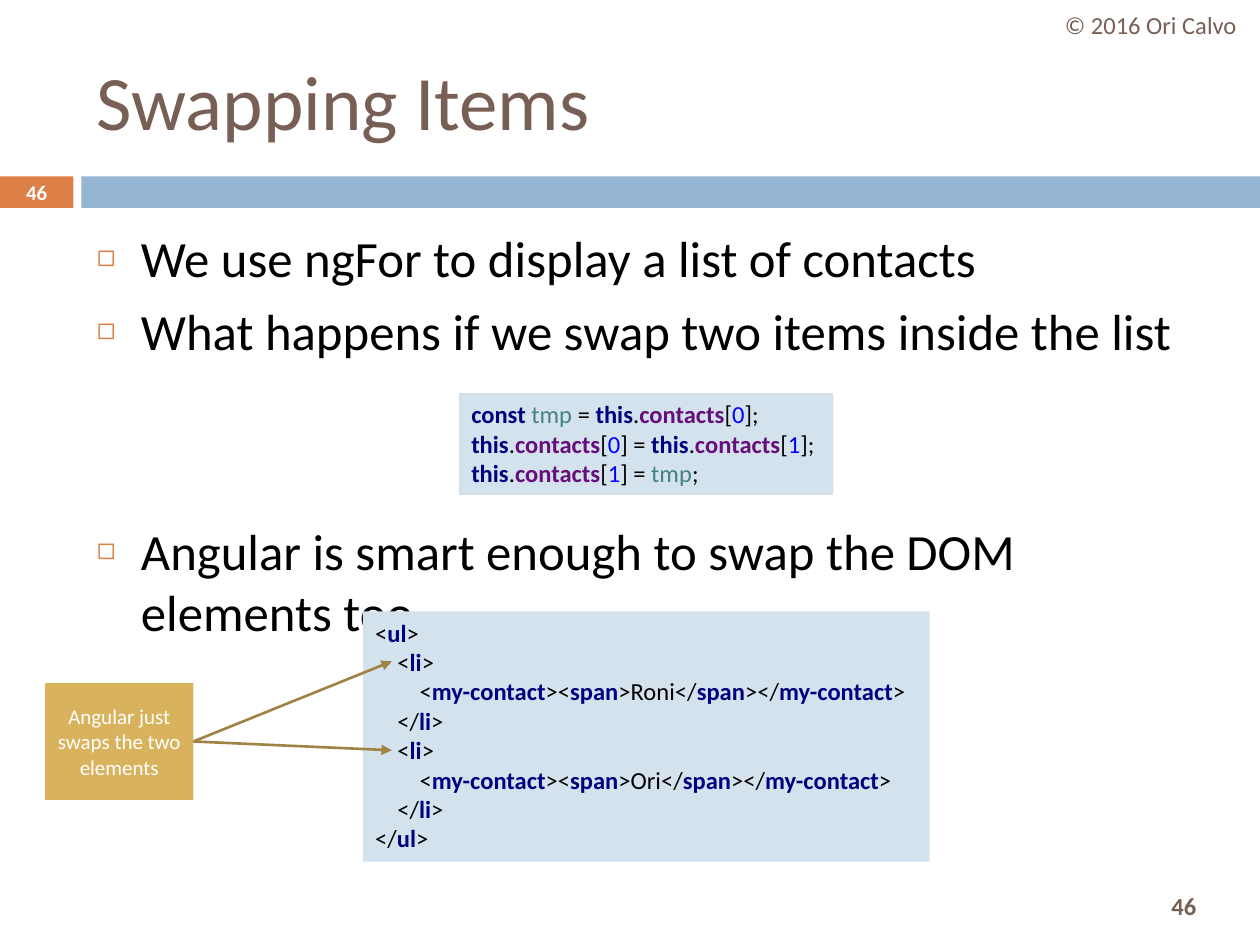
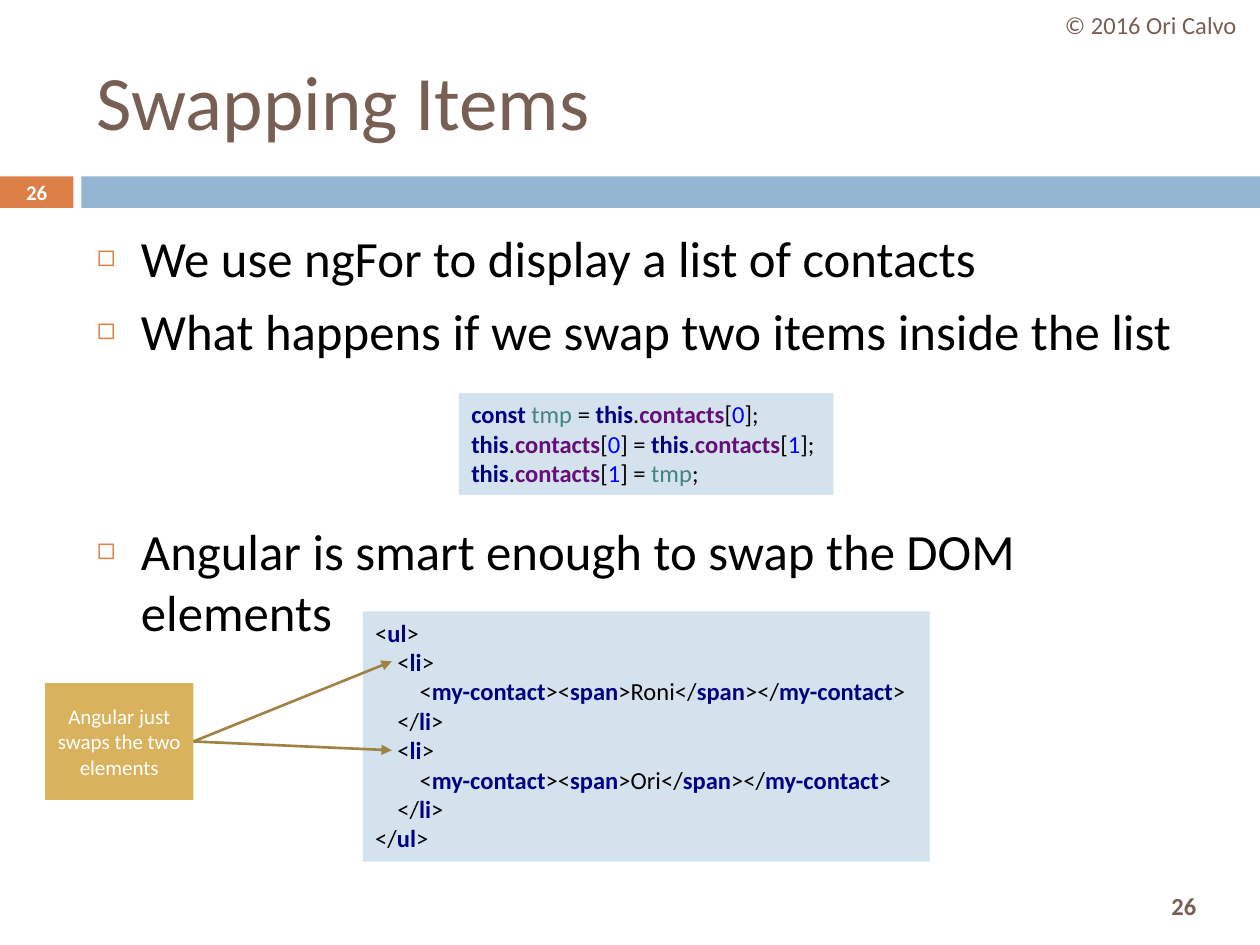
Before and after one commit to oricalvo/course-amdocs-angular, a slide deck: slide 26 of PPTs/06 Advanced Components.pptx (slide 46 before the commit). Drawn at 1260x945 pixels with LibreOffice and Linux fonts; fonts in the diff are those of the drawing. Boxes give left, top, right and bottom in pixels: in the first picture for what was removed or moved away, otherwise in the second. Text is boxed around its words. In the diff, an @@ line names an element or a change of style, - is before the commit and + after.

```diff
--- a/PPTs/06 Advanced Components.pptx
+++ b/PPTs/06 Advanced Components.pptx
@@ page number at box(26, 186, 47, 200): text changed @@
-46
+26
@@ text at box(141, 534, 1014, 632): text changed @@
-◻ Angular is smart enough to swap the DOM elements too
+◻ Angular is smart enough to swap the DOM elements
@@ page number at box(1171, 898, 1196, 915): text changed @@
-46
+26
```
Also in this commit, not shown: 3 other slides changed, 29 slides removed.
